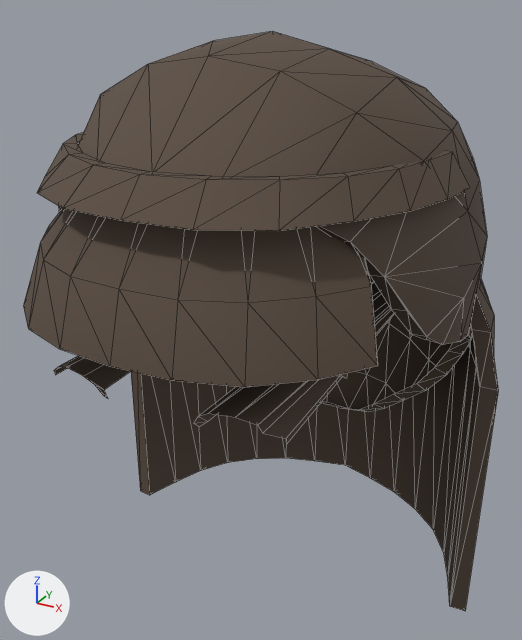
What one commit did to the glTF model models/peds/hair_f1.glb.
One viewpoint serves both versions: a 50 mm camera at (0.165, -0.341, 1.775) aimed at (-0.007, -0.028, 1.618). Every picture has the same lights, and +X, +Y and +Z are marked at lower left. The picture after the commit comes second. Mesh edges are drawn as thin lines. Vertices at exactly the same position are counted once.

Names of what the first picture shows: 'Hair_f1'.
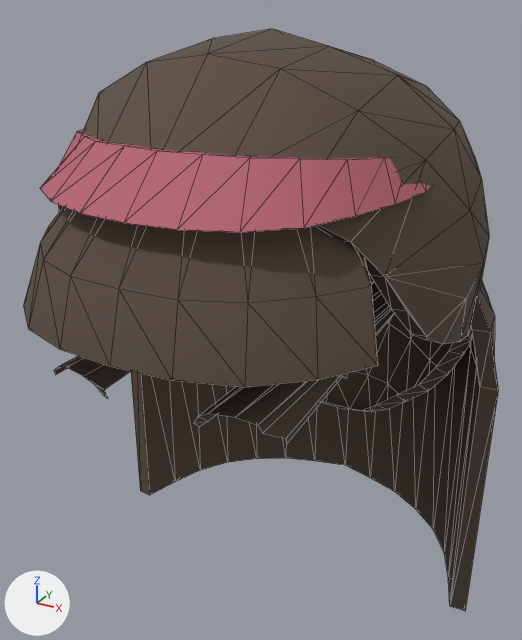
Edits to the bpy script that builds the scene:
```text
Add mat_acc:
    mat_acc = bpy.data.materials.new('Acc')
    # nodes: BsdfPrincipled, Mix, OutputMaterial, VertexColor
    # colours: pink #b56173, mixed with the vertex colours
Change me_hair_f1:
    used by ob_hair_f1; location = (0.0, 0.0, 0.0)
    remove me_hair_f1.from_pydata(...)  # 433 vertices, 676 faces; spans x -0.117..0.117, y -0.158..0.1, z 1.454..1.763
    add me_hair_f1.from_pydata(...)  # 449 vertices, 700 faces; spans x -0.117..0.117, y -0.158..0.1, z 1.454..1.764
    me_hair_f1 part 1: the loose piece of 52 vertices spanning x -0.097..0.097, y -0.145..-0.033, z 1.704..1.718 is rebuilt with 68 vertices and now spans x -0.089..0.089, y -0.143..-0.03, z 1.702..1.724, in mat_acc
    me_hair_f1 part 2
    11 vertices in x -0.105..-0.021, y -0.058..0.044, z 1.537..1.724 move by (-0.001, 0.0, 0.0)
    10 vertices in x 0.033..0.105, y -0.058..0.044, z 1.546..1.724 move by (0.001, 0.0, 0.0)
    9 vertices in x 0.036..0.094, y -0.002..0.086, z 1.543..1.709 move by (0.001, 0.001, 0.0)
    9 vertices in x -0.094..-0.036, y -0.002..0.086, z 1.543..1.709 move by (-0.001, 0.001, 0.0)
    7 vertices in x -0.065..0.065, y 0.026..0.098, z 1.654..1.747 move by (0.0, 0.001, 0.001)
    4 vertices in x -0.03..0.031, y -0.082..0.029, z 1.75..1.763 move by (0.0, 0.0, 0.001)
    35 vertices move from x -0.099..0.099, y -0.084..0.096, z 1.537..1.757 to x -0.099..0.099, y -0.085..0.097, z 1.537..1.758
    add me_hair_f1.materials.append(mat_acc)
```

Boxes [x1, y1, x2, y2] around the edits, measured in the pictures (522 x 640 px; the box of a moved part takes in the faces that stretch with it):
'Hair_f1', reshaped: before [23, 31, 498, 611]; after [23, 29, 498, 611]
part 1 of me_hair_f1, rebuilt (9% narrower): before [37, 132, 469, 231]; after [40, 130, 431, 232]
part 2 of me_hair_f1, moved or reshaped: before [77, 31, 487, 412]; after [82, 29, 489, 412]
